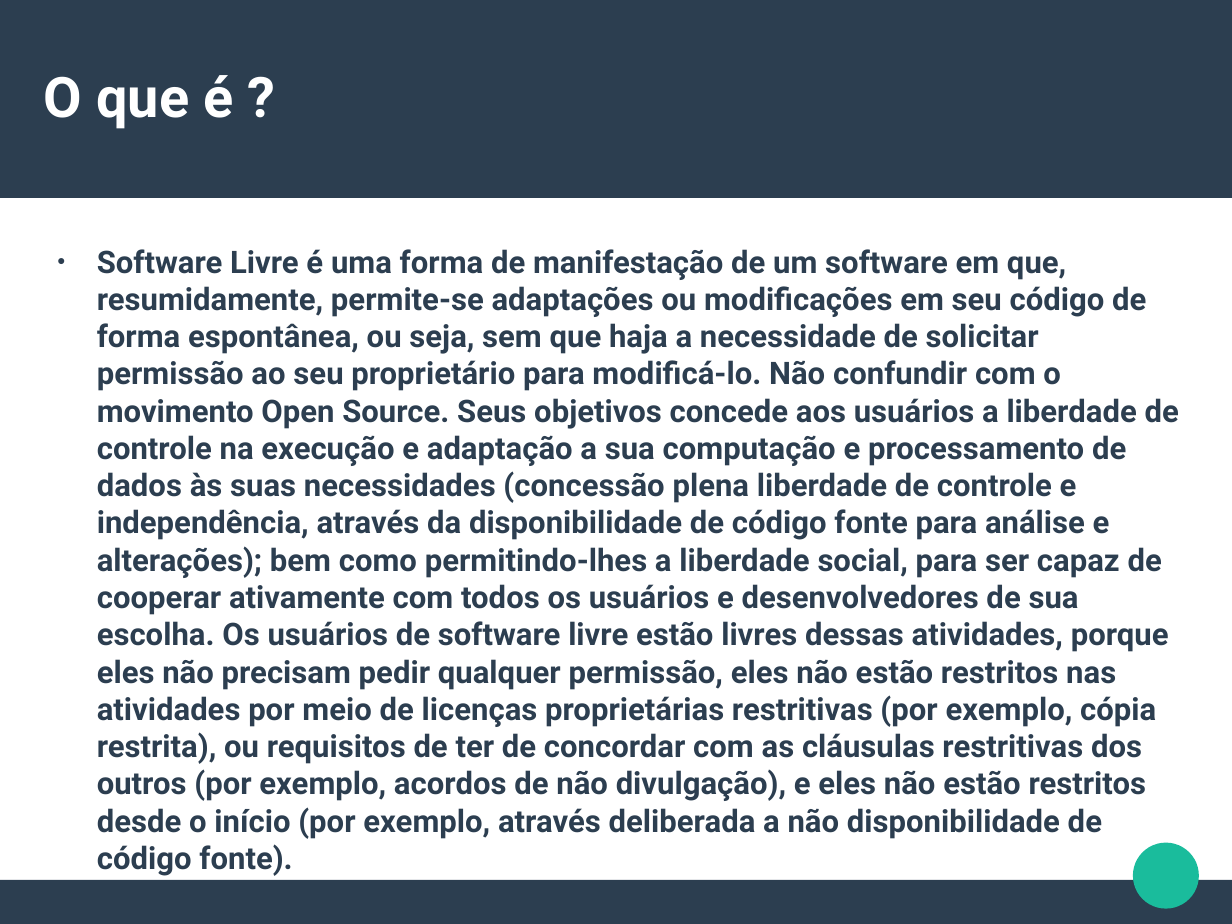
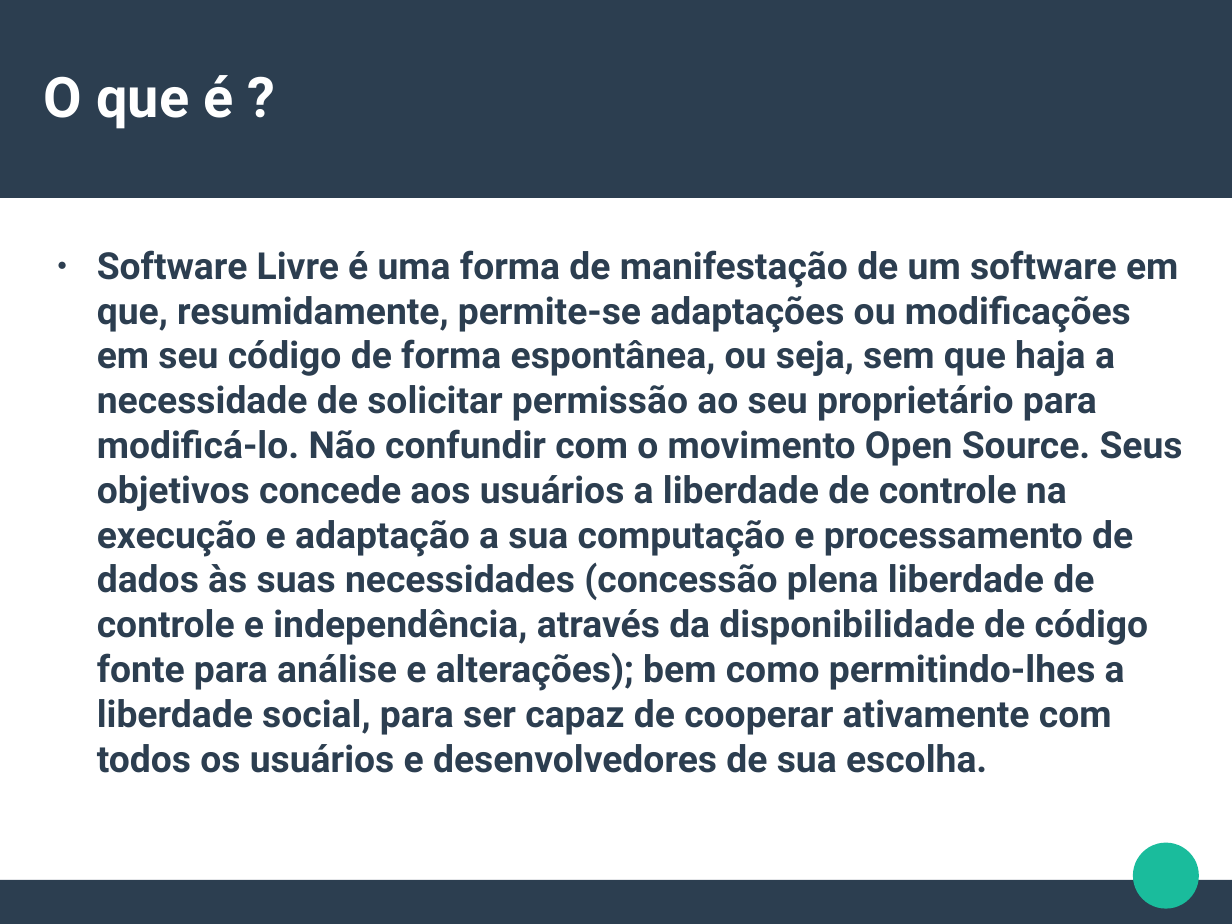
Before and after one commit to RogerSchmeier/Ano_letivo, a slide deck: slide 2 of slides teoria/02 - Software Livre.odp. Drawn at 1232x924 pixels with LibreOffice and Linux fonts; fonts in the diff are those of the drawing. Boxes give left, top, right and bottom in pixels: in the first picture for what was removed or moved away, otherwise in the second. Text is boxed around its words. In the diff, an @@ line names an element or a change of style, - is before the commit and + after.

Commit message:
Alteração no slide de software livre

```diff
--- a/slides teoria/02 - Software Livre.odp
+++ b/slides teoria/02 - Software Livre.odp
@@ text at [97,250,1183,773]: text changed; size 20 to 24.1 pt @@
-● Software Livre é uma forma de manifestação de um software em que, resumidamente, permite-se adaptações ou modificações em seu código de forma espontânea, ou seja, sem que haja a necessidade de solicitar permissão ao seu proprietário para modificá-lo. Não confundir com o movimento Open Source. Seus objetivos concede aos usuários a liberdade de controle na execução e adaptação a sua computação e processamento de dados às suas necessidades (concessão plena liberdade de controle e independência, através da disponibilidade de código fonte para análise e alterações); bem como permitindo-lhes a liberdade social, para ser capaz de cooperar ativamente com todos os usuários e desenvolvedores de sua escolha. Os usuários de software livre estão livres dessas atividades, porque eles não precisam pedir qualquer permissão, eles não estão restritos nas atividades por meio de licenças proprietárias restritivas (por exemplo, cópia restrita), ou requisitos de ter de concordar com as cláusulas restritivas dos outros (por exemplo, acordos de não divulgação), e eles não estão restritos desde o início (por exemplo, através deliberada a não disponibilidade de código fonte).
+● Software Livre é uma forma de manifestação de um software em que, resumidamente, permite-se adaptações ou modificações em seu código de forma espontânea, ou seja, sem que haja a necessidade de solicitar permissão ao seu proprietário para modificá-lo. Não confundir com o movimento Open Source. Seus objetivos concede aos usuários a liberdade de controle na execução e adaptação a sua computação e processamento de dados às suas necessidades (concessão plena liberdade de controle e independência, através da disponibilidade de código fonte para análise e alterações); bem como permitindo-lhes a liberdade social, para ser capaz de cooperar ativamente com todos os usuários e desenvolvedores de sua escolha.
```
Also in this commit, not shown: 1 other slide changed, 2 slides added.
